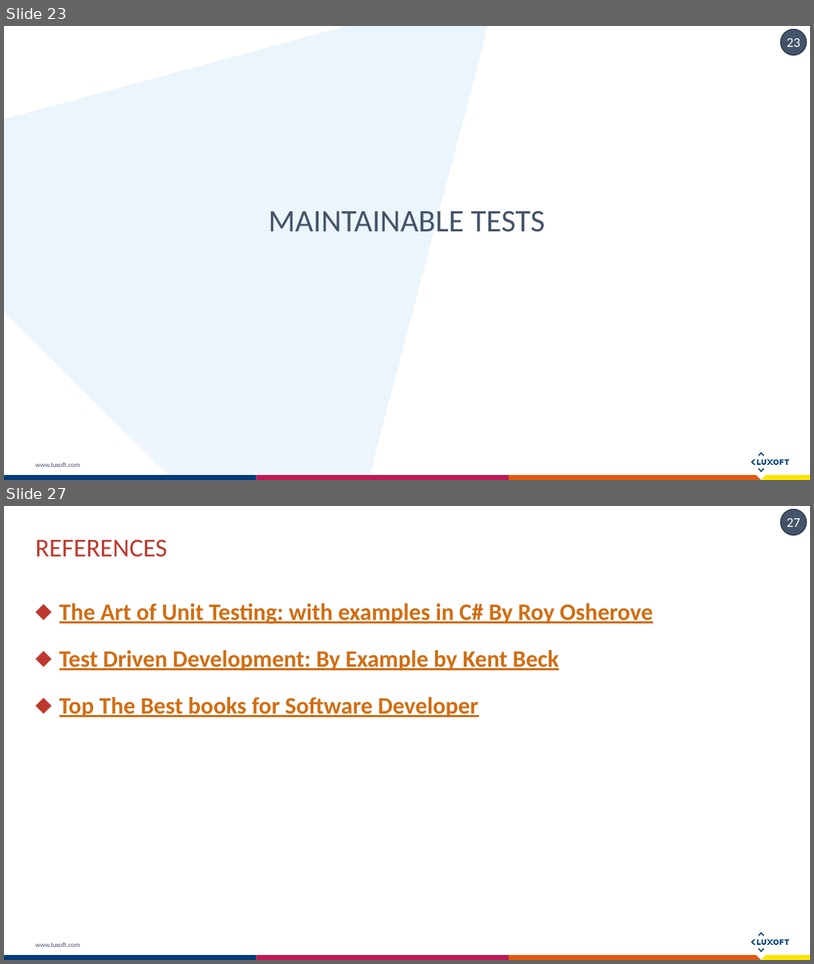
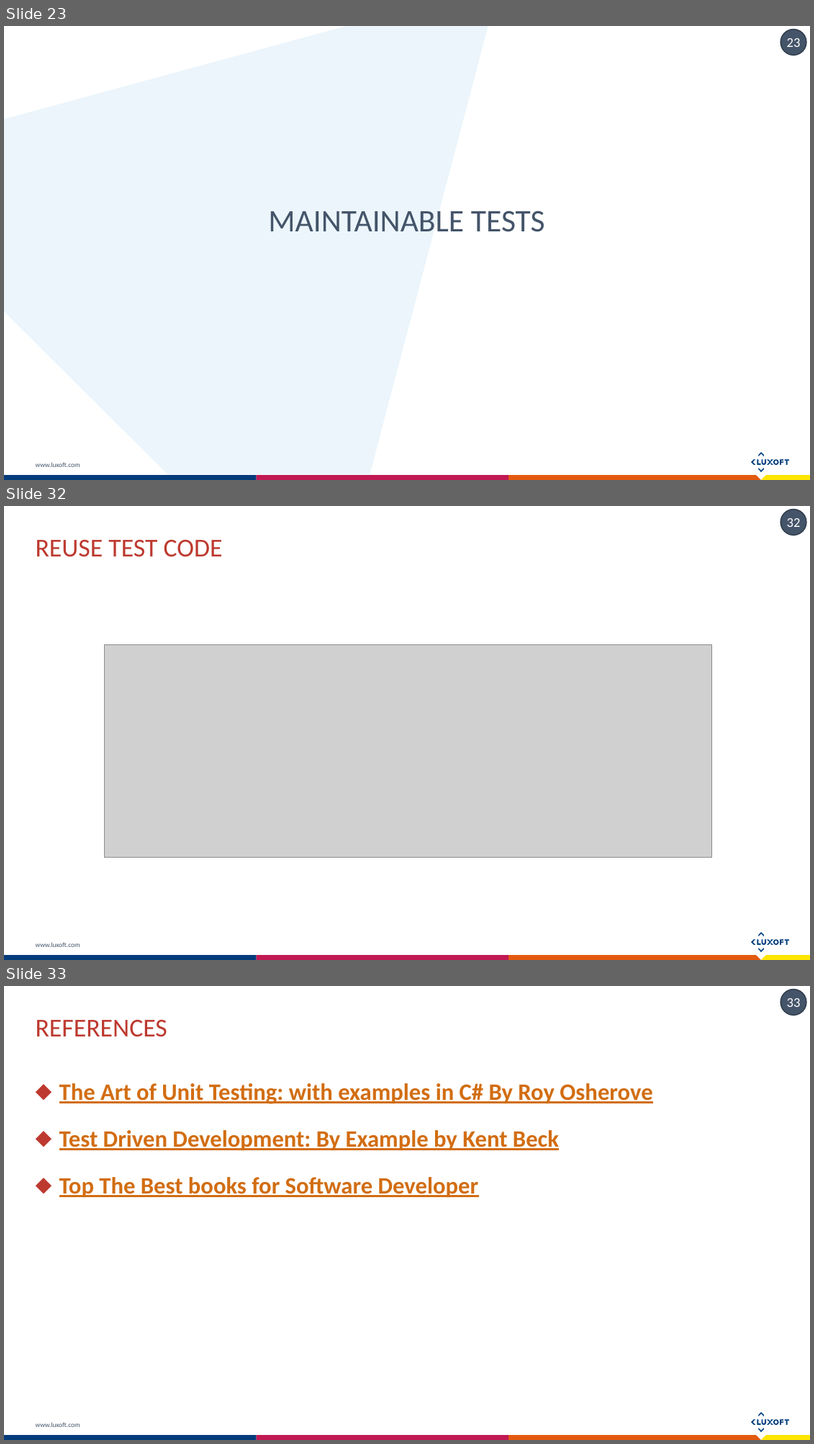
Before and after one commit to exiton3/Unit-tests-Best-Practices-Samples, a slide deck: Docs/Unit testing Bests practices.pptx. Shown one above the other, each under a label of ours: slides 23 and 27 before the commit, slides 23, 32 and 33 after it; the slides between them are not shown. The pictures are 814x964 and 814x1444 pixels, drawn with LibreOffice and Linux fonts; fonts in the diff are those of the drawing; grey boxes stand for pictures. Boxes give left, top, right and bottom in pixels: in the first picture for what was removed or moved away, otherwise in the second. Text is boxed around its words. In the diff, an @@ line names an element or a change of style, - is before the commit and + after.

```diff
--- a/Docs/Unit testing Bests practices.pptx
+++ b/Docs/Unit testing Bests practices.pptx
@@ slide 32 added at <box>4,506,810,960</box>, background #FFFFFF; not listed: 18 template elements that a slide beside it also shows @@
@@ title added at <box>36,540,223,557</box>, 23 pt, text #BD392F @@
+REUSE TEST CODE
@@ picture added at <box>104,645,712,857</box> @@
@@ what was slide 27 is now slide 33 @@
@@ page number at <box>787,998,801,1007</box>: text changed @@
-27
+33
```
Also in this commit, not shown: 3 slides changed, 5 other slides added, 5 other files.
